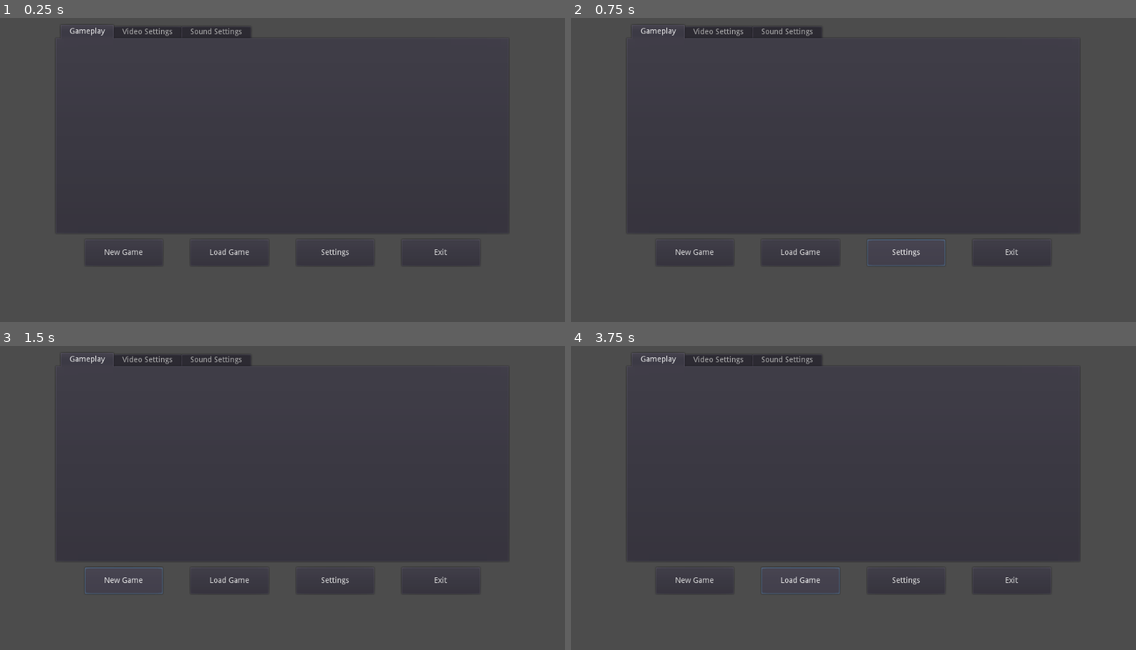
Above: before the commit, frames 1-4 (two rows, left to right).
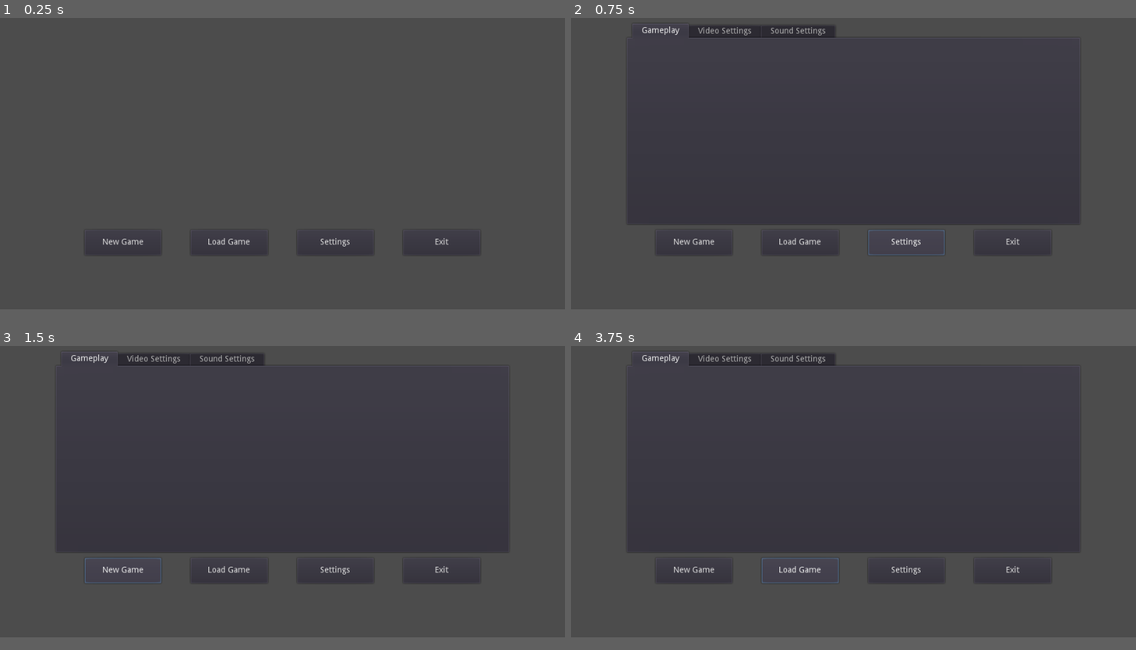
Above: after the commit, the same moments.

Repository: ASDelmagad/pixelated_stellaris
Game: Godot game, scene res://scenes/MainMenu.tscn
The game is run twice, just before and just after one commit, with the same random seed, the same clock (stepped at 60 frames per second) and the same inputs.
Inputs:
- Up to frame 1 (0.25 s): no input
- Up to frame 2 (0.75 s): click "Settings" at 0.5 s
- Up to frame 3 (1.5 s): click "New Game" at 1.25 s
- Up to frame 4 (3.75 s): click "New Game" at 2 s; click "New Game" at 2.75 s; click "Load Game" at 3.5 s
In our replay, the window is 800x468 before the commit and 800x450 after it. These sizes can differ from the game's own. Grey fills any space a smaller window leaves; there, only what the larger window draws over its background counts as a difference.

The runs differ from the first frame. In frame 1, 1.4% of the frame differs, in the area x 12-87%, y 2-82%; in frame 2, 1.3%; in frame 3, 1.2%; in frame 4, 1.3%.
Error after the commit: Attempt to call function 'get_root' in base 'null instance' on a null instance. (res://scenes/SettingsMenu/Resolutions.gd:7)

Commit message:
Added Settings base

Diff:
--- a/project.godot
+++ b/project.godot
@@ -16,6 +16,9 @@
 
 [display]
 
+window/size/width=960
+window/size/height=540
+window/size/resizable=false
 window/stretch/mode="viewport"
 window/stretch/aspect="expand"
 
--- a/scenes/MainMenu.tscn
+++ b/scenes/MainMenu.tscn
@@ -7,9 +7,6 @@
 anchor_right = 1.0
 anchor_bottom = 1.0
 script = ExtResource( 2 )
-__meta__ = {
-"_edit_use_anchors_": false
-}
 
 [node name="HBoxContainer" type="HBoxContainer" parent="."]
 anchor_left = 0.15
@@ -53,9 +50,11 @@
 text = "Exit"
 
 [node name="SettingsMenu" parent="." instance=ExtResource( 1 )]
+visible = false
 anchor_left = 0.1
 anchor_top = 0.1
 anchor_right = 0.9
 anchor_bottom = 0.73
 
 [connection signal="pressed" from="HBoxContainer/BtnSettings" to="." method="_on_BtnSettings_pressed"]
+[connection signal="pressed" from="HBoxContainer/BtnExit" to="." method="_on_BtnExit_pressed"]
--- a/scenes/MainMenu/MainMenu.gd
+++ b/scenes/MainMenu/MainMenu.gd
@@ -17,4 +17,8 @@
 
 
 func _on_BtnSettings_pressed():
-	$SettingsMenu.visible = true; # Replace with function body.
+	$SettingsMenu.visible = !$SettingsMenu.visible # Replace with function body.
+
+
+func _on_BtnExit_pressed():
+	get_tree().quit()
--- a/scenes/SettingsMenu.tscn
+++ b/scenes/SettingsMenu.tscn
@@ -1,19 +1,17 @@
-[gd_scene format=2]
+[gd_scene load_steps=3 format=2]
+
+[ext_resource path="res://scenes/SettingsMenu/SettingsMenu.gd" type="Script" id=1]
+[ext_resource path="res://scenes/SettingsMenu/Resolutions.gd" type="Script" id=2]
 
 [node name="SettingsMenu" type="Control"]
 anchor_right = 1.0
 anchor_bottom = 1.0
-__meta__ = {
-"_edit_use_anchors_": false
-}
+script = ExtResource( 1 )
 
 [node name="TabContainer" type="TabContainer" parent="."]
 anchor_right = 1.0
 anchor_bottom = 1.0
 tab_align = 0
-__meta__ = {
-"_edit_use_anchors_": false
-}
 
 [node name="Gameplay" type="Tabs" parent="TabContainer"]
 anchor_right = 1.0
@@ -24,7 +22,6 @@
 margin_bottom = -4.0
 
 [node name="Video Settings" type="Tabs" parent="TabContainer"]
-visible = false
 anchor_right = 1.0
 anchor_bottom = 1.0
 margin_left = 4.0
@@ -38,23 +35,33 @@
 anchor_right = 0.98
 anchor_bottom = 0.99
 scroll_horizontal_enabled = false
-__meta__ = {
-"_edit_use_anchors_": false
-}
 
 [node name="VBoxContainer" type="VBoxContainer" parent="TabContainer/Video Settings/ScrollContainer"]
-margin_right = 124.0
-margin_bottom = 64.0
+margin_right = 340.0
+margin_bottom = 40.0
 
-[node name="CheckButton" type="CheckButton" parent="TabContainer/Video Settings/ScrollContainer/VBoxContainer"]
-margin_right = 124.0
+[node name="HBoxContainer" type="HBoxContainer" parent="TabContainer/Video Settings/ScrollContainer/VBoxContainer"]
+margin_right = 340.0
 margin_bottom = 40.0
-text = "sadsad"
 
-[node name="OptionButton" type="OptionButton" parent="TabContainer/Video Settings/ScrollContainer/VBoxContainer"]
-margin_top = 44.0
-margin_right = 124.0
-margin_bottom = 64.0
+[node name="Label" type="Label" parent="TabContainer/Video Settings/ScrollContainer/VBoxContainer/HBoxContainer"]
+margin_top = 13.0
+margin_right = 84.0
+margin_bottom = 27.0
+text = "  Resolution: "
+
+[node name="OptionButton" type="OptionButton" parent="TabContainer/Video Settings/ScrollContainer/VBoxContainer/HBoxContainer"]
+margin_left = 88.0
+margin_right = 182.0
+margin_bottom = 40.0
+text = "resolution"
+script = ExtResource( 2 )
+
+[node name="CheckButton" type="CheckButton" parent="TabContainer/Video Settings/ScrollContainer/VBoxContainer/HBoxContainer"]
+margin_left = 186.0
+margin_right = 340.0
+margin_bottom = 40.0
+text = " Full Screen"
 
 [node name="Sound Settings" type="Tabs" parent="TabContainer"]
 visible = false
@@ -64,3 +71,5 @@
 margin_top = 32.0
 margin_right = -4.0
 margin_bottom = -4.0
+
+[connection signal="item_selected" from="TabContainer/Video Settings/ScrollContainer/VBoxContainer/HBoxContainer/OptionButton" to="TabContainer/Video Settings/ScrollContainer/VBoxContainer/HBoxContainer/OptionButton" method="_on_OptionButton_item_selected"]
--- /dev/null
+++ b/scenes/SettingsMenu/Resolutions.gd
@@ -0,0 +1,40 @@
+extends OptionButton
+
+
+# Declare member variables here. Examples:
+# var a = 2
+# var b = "text"
+var root = get_tree().get_root()
+
+var resolutions = [
+	[640, 360],
+	[960, 540],
+	[1280, 720],
+	[1920, 1080],
+	[2560, 1440],
+	[3200, 1800],
+	[3840, 2160]
+]
+var resolution = [640, 360]
+
+var section = "VideoSettings"
+var key = "Resolution"
+
+
+# Called when the node enters the scene tree for the first time.
+func _ready():
+	resolution = root.settings[section][key]
+
+	for i in range(0, resolutions.count()):
+		self.add_item("{}x{}".format(resolutions[i][0], resolutions[i][1]), i)
+
+# Called every frame. 'delta' is the elapsed time since the previous frame.
+#func _process(delta):
+#	pass
+
+
+func _on_OptionButton_item_selected(id):
+	var value = [resolutions[id][0], resolutions[id][1]]
+
+	resolution = value
+	root.saveSetting(section, key, value)
--- /dev/null
+++ b/scenes/SettingsMenu/SettingsMenu.gd
@@ -0,0 +1,44 @@
+extends Control
+
+
+# Declare member variables here. Examples:
+# var a = 2
+# var b = "text"
+var fileLocation = "user://settings.cfg"
+
+var settings = {
+	"GameplaySettings":{
+
+	},
+	"VideoSettings":{
+		"Resolution":[640, 360],
+		"FullScreen":false
+	},
+	"SoundSettings":{
+
+	}
+}
+var settingsFile = ConfigFile.new()
+
+# Called when the node enters the scene tree for the first time.
+func _ready():
+	settingsFile.load(fileLocation)
+
+	loadVideoSettings(settingsFile)
+
+func _exit_tree():
+	settingsFile.save(fileLocation)
+
+func loadVideoSettings(fileVar: ConfigFile):
+	var section = "VideoSettings"
+
+	for key in settings[section].keys():
+		settings[section][key] = fileVar.get_value(section, key)
+
+func saveSetting(section, key, value):
+	settings[section][key] = value
+	settingsFile.set_value(section, key, value)
+
+# Called every frame. 'delta' is the elapsed time since the previous frame.
+#func _process(delta):
+#	pass
Not shown, removed: notes/settings_window.txt
Not shown, changed: pixel_stellaris.exe
Not shown, changed: pixel_stellaris.pck
